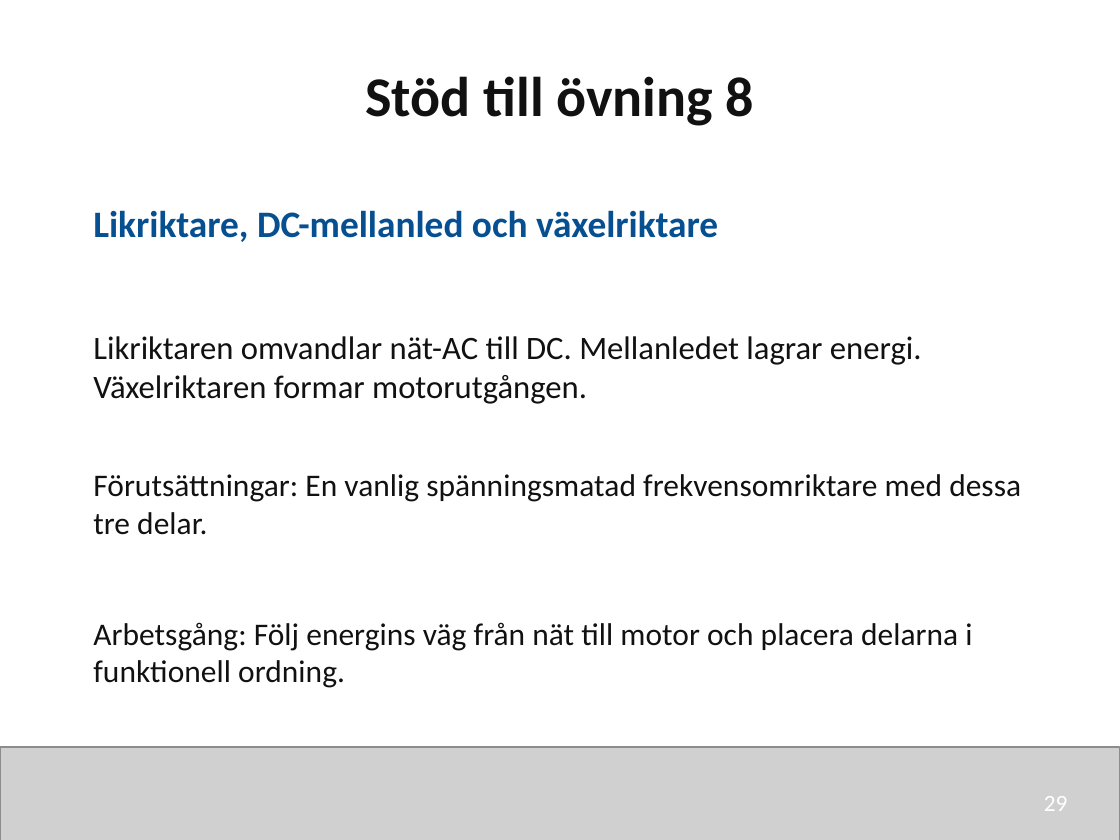
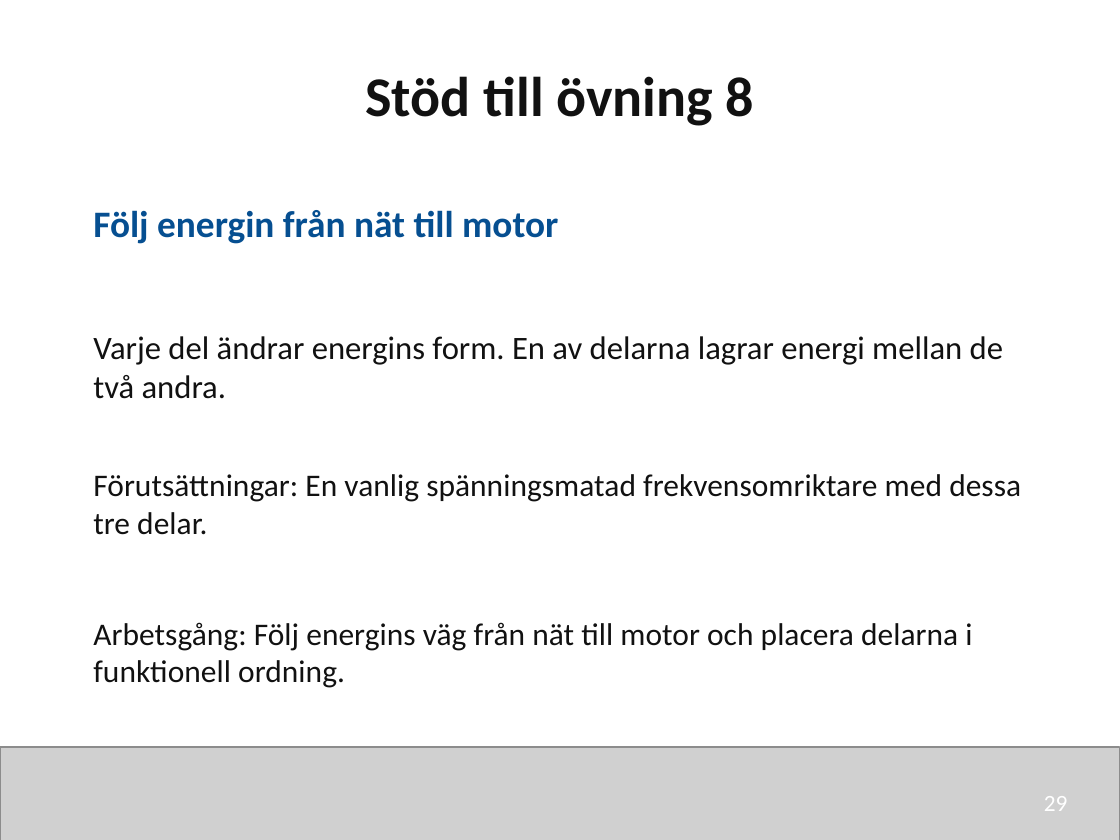
Before and after one commit to nj22az/nj22az.github.io, a slide deck: slide 29 of sjoskolan/vecka-43/aktuell/v43_02_Transformatorer_och_motorer_elev.pptx. Drawn at 1120x840 pixels with LibreOffice and Linux fonts; fonts in the diff are those of the drawing; grey boxes stand for pictures. Boxes give left, top, right and bottom in pixels: in the first picture for what was removed or moved away, otherwise in the second. Text is boxed around its words. In the diff, an @@ line names an element or a change of style, - is before the commit and + after.

```diff
--- a/sjoskolan/vecka-43/aktuell/v43_02_Transformatorer_och_motorer_elev.pptx
+++ b/sjoskolan/vecka-43/aktuell/v43_02_Transformatorer_och_motorer_elev.pptx
@@ text at (93,210,558,244): text changed @@
-Likriktare, DC-mellanled och växelriktare
+Följ energin från nät till motor
@@ text at (93,336,1003,399): text changed @@
-Likriktaren omvandlar nät-AC till DC. Mellanledet lagrar energi. Växelriktaren formar motorutgången.
+Varje del ändrar energins form. En av delarna lagrar energi mellan de två andra.
```
Also in this commit, not shown: 3 other slides changed, 13 other files.
